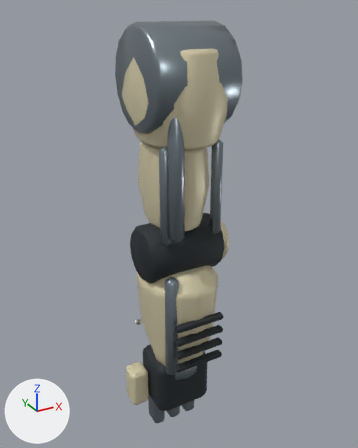
Two versions of the glTF model assets/models/parts/arms_02.glb, one commit apart.
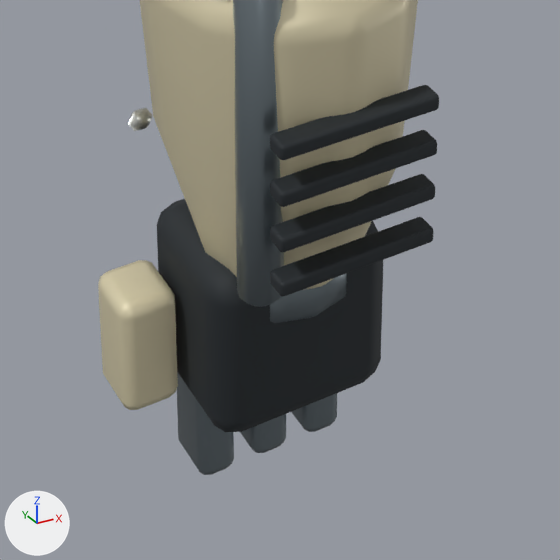
Each version appears first whole from a 50 mm lens placed at (-0.372, -0.683, 0.099), pointed at (0.014, 0.019, -0.252), and next in a close-up on the part from 27% to 72% of the width and 64% to 100% of the height. The lights are fixed; the arrows at lower left show +X, +Y and +Z. The older version's two pictures come first. Where no turn or scale is listed for an object, it has been applied to the vertices. Vertices at exactly the same position are counted once.

Names of what the first close-up shows: 'Forearm.001_Geometry'.
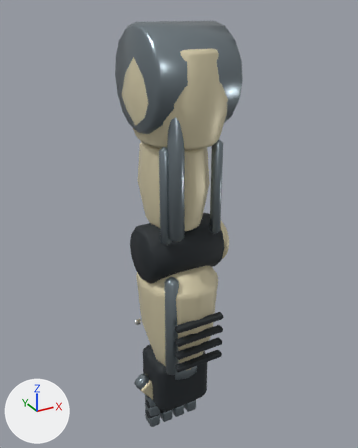
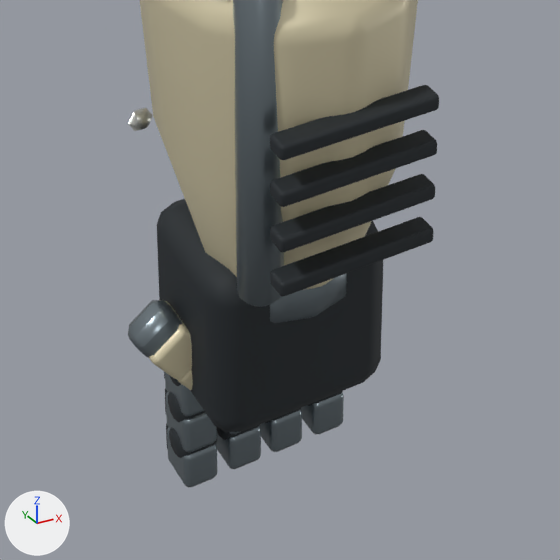
Where the newer file only moved an object's origin or applied its transform, the numbers keep the older frame.

Diff of the bpy script that builds the scene:
```diff
--- a/assets/models/parts/arms_02.glb.py
+++ b/assets/models/parts/arms_02.glb.py
@@ me_cube_016 @@
-me_cube_016.from_pydata(...)  # 1044 vertices, 2012 faces; spans x -0.058..0.127, y -0.111..0.06, z -0.038..0.401
+me_cube_016.from_pydata(...)  # 853 vertices, 1646 faces; spans x -0.036..0.127, y -0.112..0.059, z 0.025..0.401
+# me_cube_016 part 1: the loose piece of 56 vertices spanning x -0.012..0.012, y -0.019..0.019, z -0.038..0.038 is deleted
+# me_cube_016 part 2: the loose piece of 56 vertices spanning x -0.058..-0.023, y -0.02..0.02, z 0.032..0.107 is deleted
+# me_cube_016 part 3: the loose piece of 56 vertices spanning x 0.023..0.047, y -0.019..0.019, z -0.038..0.038 is deleted
+# me_cube_016 part 4: the loose piece of 56 vertices spanning x 0.058..0.082, y -0.019..0.019, z -0.038..0.038 is deleted
+# me_cube_016 part 5
+# 79 faces are deleted
+# 33 vertices are added at x -0.018..0.088, y 0.055, z 0.163..0.327
+# 145 new faces join them, mat_worn_alloy_edges (grey #bcbdb8)
 me_cube_016.materials.append(mat_machined_steel)
@@ ob_fingerthumb2_001_geometry @@
+ob_fingerthumb2_001_geometry = bpy.data.objects.new('FingerThumb2.001_Geometry', me_cylinder_054)  # 116 vertices, 224 faces; spans x -0.0157..0.0257, y -0.016..0.016, z -0.0285..0.0149; in mat_machined_steel (grey #869399), mat_arms_02_armor (beige #dbd1af)
+ob_fingerthumb2_001_geometry.location = (-0.0539, 0.014, -0.5849)
@@ ob_fingerthumb1_001_geometry @@
+ob_fingerthumb1_001_geometry = bpy.data.objects.new('FingerThumb1.001_Geometry', me_cylinder_053)  # 116 vertices, 224 faces; spans x -0.0157..0.0257, y -0.016..0.016, z -0.0285..0.0149; in mat_machined_steel (grey #869399), mat_arms_02_armor (beige #dbd1af)
+ob_fingerthumb1_001_geometry.location = (-0.069, 0.014, -0.565)
@@ ob_fingerring3_001_geometry @@
+ob_fingerring3_001_geometry = bpy.data.objects.new('FingerRing3.001_Geometry', me_cylinder_049)  # 172 vertices, 332 faces; spans x -0.012..0.012, y -0.0125..0.0215, z -0.0275..0.0109; in mat_rubber_and_joints (dark grey #292f33), mat_machined_steel (grey #869399)
+ob_fingerring3_001_geometry.location = (0.014, 0.025, -0.664)
@@ ob_fingerpinky3_001_geometry @@
+ob_fingerpinky3_001_geometry = bpy.data.objects.new('FingerPinky3.001_Geometry', me_cylinder_052)  # 172 vertices, 332 faces; spans x -0.012..0.012, y -0.0125..0.0215, z -0.0275..0.0109; in mat_rubber_and_joints (dark grey #292f33), mat_machined_steel (grey #869399)
+ob_fingerpinky3_001_geometry.location = (0.043, 0.025, -0.664)
@@ ob_fingermiddle3_001_geometry @@
+ob_fingermiddle3_001_geometry = bpy.data.objects.new('FingerMiddle3.001_Geometry', me_cylinder_049.copy())
+ob_fingermiddle3_001_geometry.location = (-0.014, 0.025, -0.664)
@@ ob_fingerindex3_001_geometry @@
+ob_fingerindex3_001_geometry = bpy.data.objects.new('FingerIndex3.001_Geometry', me_cylinder_052.copy())
+ob_fingerindex3_001_geometry.location = (-0.043, 0.025, -0.664)
@@ ob_fingerindex2_001_geometry @@
+ob_fingerindex2_001_geometry = bpy.data.objects.new('FingerIndex2.001_Geometry', me_cylinder_049.copy())
+ob_fingerindex2_001_geometry.location = (-0.043, 0.025, -0.637)
@@ ob_fingerindex1_001_geometry @@
+ob_fingerindex1_001_geometry = bpy.data.objects.new('FingerIndex1.001_Geometry', me_cylinder_041)  # 172 vertices, 332 faces; spans x -0.012..0.012, y -0.0125..0.0215, z -0.0275..0.0109; in mat_rubber_and_joints (dark grey #292f33), mat_machined_steel (grey #869399)
+ob_fingerindex1_001_geometry.location = (-0.043, 0.025, -0.61)
```

Pixel boxes [x1, y1, x2, y2] of what changed, in the close-ups (560 x 560 px):
'Forearm.001_Geometry', reshaped
    before: [98, 0, 439, 475]
    after: [128, 0, 439, 432]
'FingerThumb1.001_Geometry', added
    after: [128, 300, 192, 380]
'FingerIndex3.001_Geometry', added
    after: [166, 423, 217, 487]
'FingerIndex2.001_Geometry', added
    after: [165, 388, 217, 452]
'FingerMiddle3.001_Geometry', added
    after: [216, 424, 261, 469]
'FingerRing3.001_Geometry', added
    after: [260, 408, 302, 452]
'FingerPinky3.001_Geometry', added
    after: [301, 391, 344, 434]
'FingerIndex1.001_Geometry', added
    after: [164, 372, 204, 416]
'FingerThumb2.001_Geometry', added (mostly hidden)
    after: [178, 370, 193, 390]
part 1 of me_cube_016, deleted
    before: [177, 372, 234, 475]
part 2 of me_cube_016, deleted (beige)
    before: [98, 260, 178, 410]
part 3 of me_cube_016, deleted
    before: [240, 414, 286, 453]
part 4 of me_cube_016, deleted
    before: [292, 393, 337, 432]
part 5 of me_cube_016, reshaped
    both: [128, 108, 153, 123]
